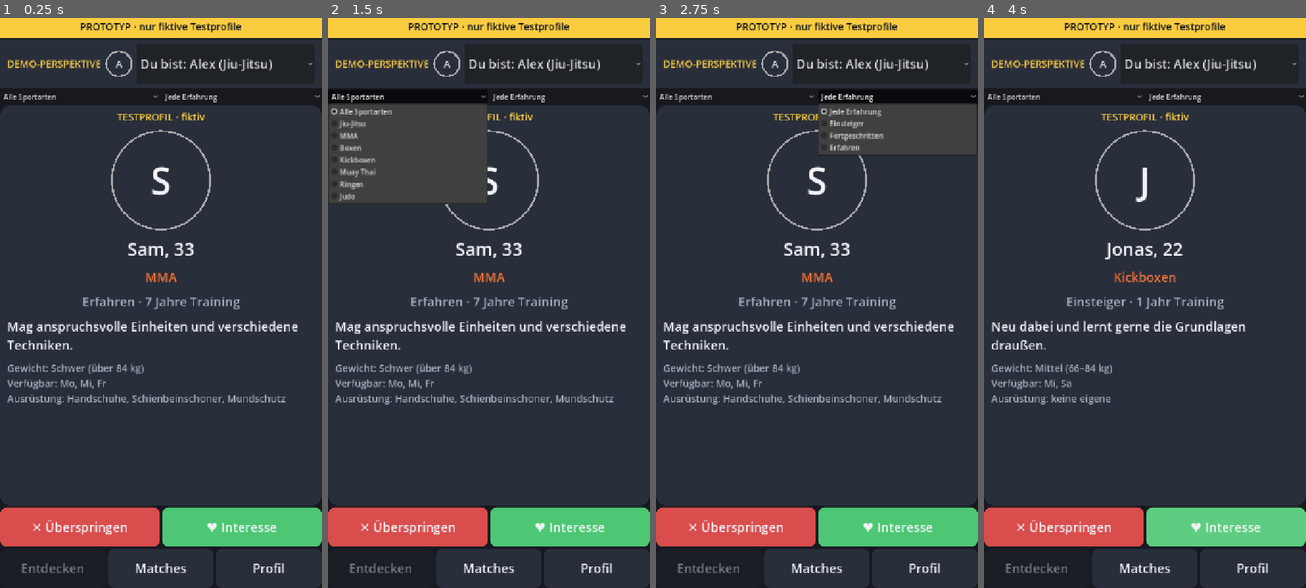
Above: before the commit, frames 1-4 (left to right).
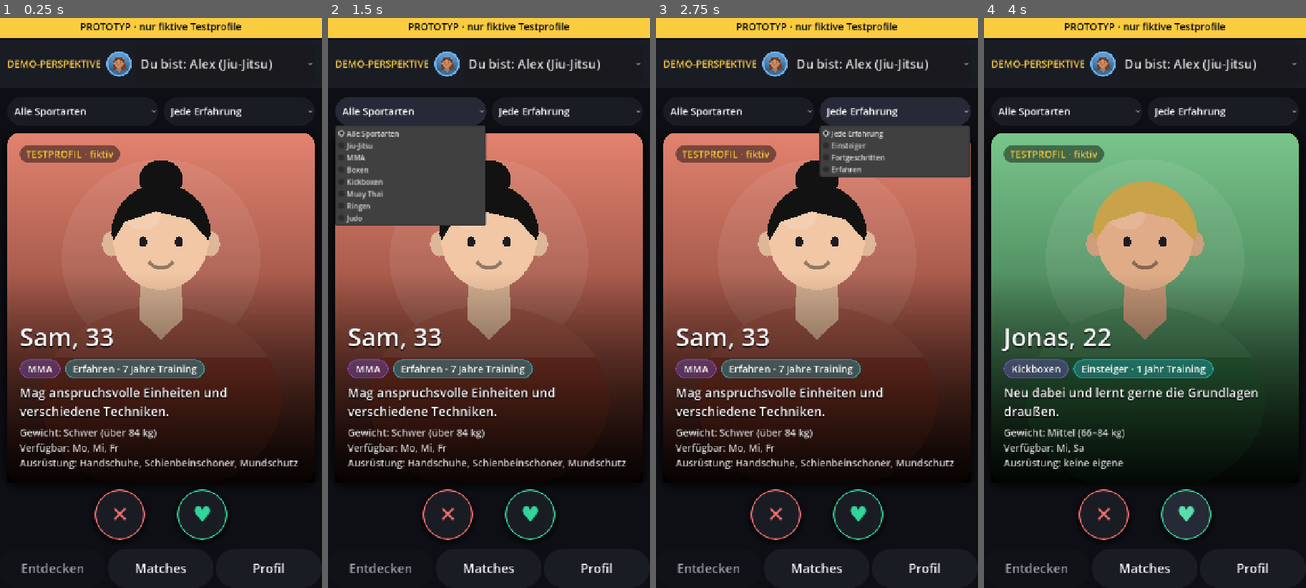
Above: after the commit, the same moments.

Repository: Mayo73/agenthub-backup
Game: Godot game, scene res://scenes/main.tscn
Two runs of this game, one before a commit and one after it. Both use one fixed random seed, a clock stepped at 60 frames per second and the inputs below.
Inputs:
- Up to frame 1 (0.25 s): no input
- Up to frame 2 (1.5 s): click "Du bist: Alex (Jiu-Jitsu)" at 0.5 s; click "Alle Sportarten" at 1.25 s
- Up to frame 3 (2.75 s): click "Jede Erfahrung" at 2 s
- Up to frame 4 (4 s): click "✕ Überspringen" (after the commit: "✕") at 2.75 s; click "♥ Interesse" (after the commit: "♥") at 3.5 s

The runs differ from the first frame. In frame 1, 75% of the frame differs, in the area x 0-100%, y 5-100%; in frame 2, 69%; in frame 3, 73%; in frame 4, 73%.

Commit message:
Modernes Design, Teil 1: UiStyle, Profilkarte, Porträts, Entdecken
- UiStyle neu: dunkle Flächen mit Schatten, violetter Akzent mit Türkis,
  runde Aktionsknöpfe, Chips, Verläufe, Auswahlfelder
- ProfileCard: Porträt füllt die Karte, Verlauf unten, großer Name,
  Chips für Kampfsportart und Niveau
- AvatarView: illustriertes Porträt (Frisur, Haut- und Haarfarbe fest
  aus der Profil-ID), rund oder als Fläche
- Entdecken: Abstände, runde Knöpfe Nein/Ja, gestylte Filter
- Fehler behoben: DemoData verlor die Avatarfarben (from_dict las nur
  Text), gespeicherte graue Farben werden beim Laden ergänzt

Co-Authored-By: Claude Opus 5.5 <noreply@anthropic.com>

Diff:
--- a/scripts/avatar_view.gd
+++ b/scripts/avatar_view.gd
@@ -1,23 +1,43 @@
 class_name AvatarView
 extends Control
 
-## Zeigt den Avatar eines SparProfile als selbst gezeichneten Kreis mit Initialen an.
-## Keine externen Bilddateien, alles wird per Code gezeichnet.
+## Zeigt den Avatar eines SparProfile als selbst gezeichnetes, illustriertes Porträt:
+## Hintergrund im Verlauf der Profilfarbe, Kopf mit Frisur, Hals und Schultern.
+## Rund (Listen, Kopfzeilen) oder als Fläche mit abgerundeten Ecken (Profilkarte, `set_fill`).
+## Keine externen Bilddateien, alles wird per Code gezeichnet; Frisur, Haar- und Hautfarbe
+## folgen fest aus der Profil-ID, sehen also immer gleich aus.
+
+const SKIN := [Color("#F1C7A5"), Color("#E0AC88"), Color("#C68A62"), Color("#8D5A3B"), Color("#5C3A24")]
+const HAIR := [Color("#2B1D14"), Color("#121212"), Color("#C9A24A"), Color("#7A3B1E"), Color("#5A4632")]
+## Frisuren: kurz, lang, Dutt, sehr kurz
+const STYLES := 4
 
 var profile: SparProfile = null
+## Füllt die ganze Fläche statt eines Kreises (für die Profilkarte).
+var fill := false
+var corner_radius := float(UiStyle.RADIUS_CARD)
 var diameter := 160.0:
 	set(value):
 		diameter = value
-		custom_minimum_size = Vector2(diameter, diameter)
+		if not fill:
+			custom_minimum_size = Vector2(diameter, diameter)
 
 func _init():
 	diameter = 160.0
 	custom_minimum_size = Vector2(diameter, diameter)
+	mouse_filter = Control.MOUSE_FILTER_IGNORE
 
 
 func set_diameter(d: float) -> void:
 	diameter = d
 	custom_minimum_size = Vector2(diameter, diameter)
+
+
+## Porträt füllt die ganze Fläche des Controls (abgerundete Ecken statt Kreis).
+func set_fill(on: bool) -> void:
+	fill = on
+	custom_minimum_size = Vector2.ZERO if on else Vector2(diameter, diameter)
+	queue_redraw()
 
 
 func set_profile(p: SparProfile) -> void:
@@ -37,20 +57,133 @@
 	return UiStyle.MUTED
 
 
+## Zahl 0..n-1, fest aus der Profil-ID abgeleitet (für Frisur und Farben).
+func variant(salt: int, n: int) -> int:
+	if profile == null:
+		return 0
+	return absi(hash(profile.id + str(salt))) % n
+
+
+func _notification(what: int) -> void:
+	if what == NOTIFICATION_RESIZED:
+		queue_redraw()
+
+
 func _draw() -> void:
-	var radius := diameter / 2.0
-	var center := Vector2(diameter, diameter) * 0.5
+	var area := Rect2(Vector2.ZERO, size if fill else Vector2(diameter, diameter))
+	if area.size.x < 2.0 or area.size.y < 2.0:
+		return
+	var clip := _rounded_rect(area, corner_radius) if fill else _ellipse(area.get_center(), area.size.x / 2.0, area.size.y / 2.0, 0.0, TAU, 64)
+	var base := profile.color if profile != null else UiStyle.RAISED
 
-	## Hintergrundkreis
-	draw_circle(center, radius, UiStyle.CARD)
+	# Hintergrund: Verlauf von hell (oben) nach dunkel (unten)
+	_gradient_polygon(clip, area, base.lightened(0.25), base.darkened(0.6))
+	# weicher Lichtfleck hinter dem Kopf
+	var unit := minf(area.size.x, area.size.y)
+	var r := unit * (0.17 if fill else 0.2)
+	var head := Vector2(area.get_center().x, area.position.y + (area.size.y * 0.3 if fill else area.size.y * 0.45))
+	_clipped(_ellipse(head + Vector2(0, r * 0.4), r * 1.9, r * 1.9, 0.0, TAU, 48), clip, Color(1, 1, 1, 0.07))
 
-	## Ring
-	draw_arc(center, radius, 0.0, TAU, 48, ring_color(), 4.0)
+	if profile == null:
+		_draw_initials(area)
+		_draw_ring(area)
+		return
 
-	## Initialen
-	var initials := shown_initials()
-	var font_size := int(diameter * 0.38)
+	var skin: Color = SKIN[variant(1, SKIN.size())]
+	var hair: Color = HAIR[variant(2, HAIR.size())]
+	var style := variant(3, STYLES)
+	var shirt := base.darkened(0.35)
+
+	# lange Haare liegen hinter Kopf und Schultern
+	if style == 1:
+		_clipped(_ellipse(head + Vector2(0, r * 0.55), r * 1.25, r * 1.65, 0.0, TAU, 40), clip, hair)
+	# Schultern und Oberkörper
+	_clipped(_ellipse(head + Vector2(0, r * 3.1), r * 2.3, r * 1.8, 0.0, TAU, 48), clip, shirt)
+	_clipped(_ellipse(head + Vector2(0, r * 3.1), r * 2.3, r * 1.8, PI * 1.15, PI * 1.85, 24), clip, shirt.lightened(0.12))
+	# Hals mit Ausschnitt
+	_clipped(PackedVector2Array([head + Vector2(-r * 0.38, r * 0.5), head + Vector2(r * 0.38, r * 0.5), head + Vector2(r * 0.42, r * 1.55), head + Vector2(0, r * 1.95), head + Vector2(-r * 0.42, r * 1.55)]), clip, skin.darkened(0.12))
+	# Ohren und Kopf
+	for side in [-1.0, 1.0]:
+		_clipped(_ellipse(head + Vector2(side * r * 0.95, r * 0.12), r * 0.18, r * 0.24, 0.0, TAU, 16), clip, skin.darkened(0.08))
+	_clipped(_ellipse(head, r * 0.92, r, 0.0, TAU, 40), clip, skin)
+	# Glanzlicht oben links
+	_clipped(_ellipse(head + Vector2(-r * 0.35, -r * 0.4), r * 0.35, r * 0.25, 0.0, TAU, 20), clip, Color(1, 1, 1, 0.12))
+	# Frisur
+	match style:
+		0:
+			_clipped(_hair_cap(head, r, 1.0), clip, hair)
+		1:
+			_clipped(_hair_cap(head, r, 1.05), clip, hair)
+		2:
+			_clipped(_hair_cap(head, r, 0.95), clip, hair)
+			_clipped(_ellipse(head + Vector2(0, -r * 1.12), r * 0.42, r * 0.36, 0.0, TAU, 24), clip, hair)
+		_:
+			_clipped(_hair_cap(head, r, 0.9), clip, Color(hair, 0.75))
+	# Gesicht: Augen und Lächeln
+	var eye := Color("#1B1B22")
+	for side in [-1.0, 1.0]:
+		_clipped(_ellipse(head + Vector2(side * r * 0.34, r * 0.08), r * 0.08, r * 0.1, 0.0, TAU, 12), clip, eye)
+	draw_arc(head + Vector2(0, r * 0.3), r * 0.28, PI * 0.2, PI * 0.8, 12, skin.darkened(0.4), maxf(1.5, r * 0.06), true)
+	if not fill:
+		_draw_ring(area)
+
+
+func _draw_ring(area: Rect2) -> void:
+	draw_arc(area.get_center(), area.size.x / 2.0 - 2.0, 0.0, TAU, 64, ring_color(), 4.0, true)
+
+
+func _draw_initials(area: Rect2) -> void:
+	var font_size := int(minf(area.size.x, area.size.y) * 0.38)
 	var font := ThemeDB.fallback_font
-	## Grundlinie so, dass die Schrift senkrecht mittig im Kreis steht; waagerecht über die volle Breite zentriert
-	var baseline := center.y + (font.get_ascent(font_size) - font.get_descent(font_size)) * 0.5
-	draw_string(font, Vector2(0.0, baseline), initials, HORIZONTAL_ALIGNMENT_CENTER, diameter, font_size, UiStyle.TEXT)
+	var baseline := area.get_center().y + (font.get_ascent(font_size) - font.get_descent(font_size)) * 0.5
+	draw_string(font, Vector2(area.position.x, baseline), shown_initials(), HORIZONTAL_ALIGNMENT_CENTER, area.size.x, font_size, UiStyle.TEXT)
+
+
+## Haaransatz: obere Kopfhälfte, etwas größer als der Kopf, mit leicht geschwungenem Pony.
+func _hair_cap(head: Vector2, r: float, scale: float) -> PackedVector2Array:
+	var pts := _ellipse(head + Vector2(0, -r * 0.08), r * 1.0 * scale, r * 1.0 * scale, PI, TAU, 24)
+	pts.append(head + Vector2(r * 0.95 * scale, r * 0.05))
+	pts.append(head + Vector2(r * 0.55, -r * 0.35))
+	pts.append(head + Vector2(-r * 0.1, -r * 0.5))
+	pts.append(head + Vector2(-r * 0.7, -r * 0.3))
+	pts.append(head + Vector2(-r * 0.95 * scale, r * 0.05))
+	return pts
+
+
+func _clipped(poly: PackedVector2Array, clip: PackedVector2Array, color: Color) -> void:
+	for part in Geometry2D.intersect_polygons(poly, clip):
+		if part.size() >= 3:
+			draw_colored_polygon(part, color)
+
+
+func _gradient_polygon(poly: PackedVector2Array, area: Rect2, top: Color, bottom: Color) -> void:
+	var colors := PackedColorArray()
+	for p in poly:
+		colors.append(top.lerp(bottom, clampf((p.y - area.position.y) / area.size.y, 0.0, 1.0)))
+	draw_polygon(poly, colors)
+
+
+static func _ellipse(c: Vector2, rx: float, ry: float, from: float, to: float, n: int) -> PackedVector2Array:
+	var pts := PackedVector2Array()
+	var closed := is_equal_approx(to - from, TAU)
+	var count := n if closed else n + 1
+	for i in count:
+		var a := from + (to - from) * i / n
+		pts.append(c + Vector2(cos(a) * rx, sin(a) * ry))
+	return pts
+
+
+static func _rounded_rect(rect: Rect2, radius: float) -> PackedVector2Array:
+	var r := minf(radius, minf(rect.size.x, rect.size.y) / 2.0)
+	var pts := PackedVector2Array()
+	var corners := [
+		[rect.position + Vector2(rect.size.x - r, r), -PI / 2.0],
+		[rect.end - Vector2(r, r), 0.0],
+		[rect.position + Vector2(r, rect.size.y - r), PI / 2.0],
+		[rect.position + Vector2(r, r), PI],
+	]
+	for c in corners:
+		for i in 7:
+			var a: float = c[1] + PI / 2.0 * i / 6.0
+			pts.append(c[0] + Vector2(cos(a), sin(a)) * r)
+	return pts
--- a/scripts/discover_screen.gd
+++ b/scripts/discover_screen.gd
@@ -23,22 +23,30 @@
 
 	set_anchors_preset(Control.PRESET_FULL_RECT)
 
+	var margin := MarginContainer.new()
+	margin.set_anchors_preset(Control.PRESET_FULL_RECT)
+	for side in ["left", "right", "top", "bottom"]:
+		margin.add_theme_constant_override("margin_" + side, UiStyle.GAP)
+	add_child(margin)
 	var vbox := VBoxContainer.new()
-	vbox.set_anchors_preset(Control.PRESET_FULL_RECT)
-	add_child(vbox)
+	vbox.add_theme_constant_override("separation", UiStyle.GAP)
+	margin.add_child(vbox)
 
 	# Filterleiste als erstes Kind der VBoxContainer
 	var filter_hbox := HBoxContainer.new()
 	filter_hbox.set_anchors_preset(Control.PRESET_FULL_RECT)
+	filter_hbox.add_theme_constant_override("separation", 12)
 	vbox.add_child(filter_hbox)
 
 	art_filter = OptionButton.new()
 	art_filter.size_flags_horizontal = Control.SIZE_EXPAND_FILL
+	UiStyle.style_option(art_filter)
 	art_filter.item_selected.connect(func(index: int) -> void: set_filter(art_filter.get_selected_id(), level_filter.get_selected_id()))
 	filter_hbox.add_child(art_filter)
 
 	level_filter = OptionButton.new()
 	level_filter.size_flags_horizontal = Control.SIZE_EXPAND_FILL
+	UiStyle.style_option(level_filter)
 	level_filter.item_selected.connect(func(index: int) -> void: set_filter(art_filter.get_selected_id(), level_filter.get_selected_id()))
 	filter_hbox.add_child(level_filter)
 
@@ -63,18 +71,19 @@
 	match_label.vertical_alignment = VERTICAL_ALIGNMENT_CENTER
 	vbox.add_child(match_label)
 
-	# HBoxContainer mit Knöpfen
+	# Runde Aktionsknöpfe unter der Karte: Nein links, Ja rechts
 	var hbox := HBoxContainer.new()
-	hbox.set_anchors_preset(Control.PRESET_FULL_RECT)
+	hbox.alignment = BoxContainer.ALIGNMENT_CENTER
+	hbox.add_theme_constant_override("separation", 72)
 	vbox.add_child(hbox)
 
-	pass_button = UiStyle.button("✕ Überspringen", UiStyle.PASS)
-	pass_button.size_flags_horizontal = Control.SIZE_EXPAND_FILL
+	pass_button = UiStyle.round_button("✕", UiStyle.PASS)
+	pass_button.tooltip_text = "Überspringen"
 	pass_button.pressed.connect(decide_pass)
 	hbox.add_child(pass_button)
 
-	like_button = UiStyle.button("♥ Interesse",UiStyle.LIKE)
-	like_button.size_flags_horizontal = Control.SIZE_EXPAND_FILL
+	like_button = UiStyle.round_button("♥", UiStyle.LIKE)
+	like_button.tooltip_text = "Interesse"
 	like_button.pressed.connect(decide_like)
 	hbox.add_child(like_button)
 
--- a/scripts/profile_card.gd
+++ b/scripts/profile_card.gd
@@ -1,10 +1,16 @@
 class_name ProfileCard
 extends PanelContainer
+## Bildschirmfüllende Profilkarte: großes Porträt mit abgerundeten Ecken, unten ein dunkler
+## Verlauf mit Name und Alter, Chips für Kampfsportart und Niveau, Kurzbeschreibung und Merkmalen.
+## Oben links der Hinweis, dass es ein fiktives Testprofil ist.
 
 var demo_tag: Label
 var avatar: AvatarView
+var shade: TextureRect
 var name_label: Label
+var art_chip: PanelContainer
 var art_label: Label
+var level_chip: PanelContainer
 var level_label: Label
 var bio_label: Label
 var facts_label: Label
@@ -13,39 +19,70 @@
 
 
 func _init():
-	add_theme_stylebox_override("panel", UiStyle.panel(UiStyle.CARD, 24))
-
-	var vbox: VBoxContainer = VBoxContainer.new()
-	vbox.add_theme_constant_override("separation", 16)
-	add_child(vbox)
-
-	demo_tag = UiStyle.label("TESTPROFIL · fiktiv", UiStyle.SIZE_SMALL, UiStyle.DEMO)
-	demo_tag.horizontal_alignment = HORIZONTAL_ALIGNMENT_CENTER
-	vbox.add_child(demo_tag)
+	var style := UiStyle.card_panel(UiStyle.CARD)
+	style.set_content_margin_all(0)
+	add_theme_stylebox_override("panel", style)
 
 	avatar = AvatarView.new()
-	avatar.set_diameter(220.0)
-	avatar.size_flags_horizontal = Control.SIZE_SHRINK_CENTER
-	vbox.add_child(avatar)
+	avatar.set_fill(true)
+	add_child(avatar)
 
-	name_label = UiStyle.label("", UiStyle.SIZE_TITLE)
-	name_label.horizontal_alignment = HORIZONTAL_ALIGNMENT_CENTER
+	shade = TextureRect.new()
+	shade.texture = UiStyle.vertical_gradient(Color(0, 0, 0, 0), Color(0, 0, 0, 0.92))
+	(shade.texture as GradientTexture2D).gradient.offsets = PackedFloat32Array([0.4, 1.0])
+	shade.expand_mode = TextureRect.EXPAND_IGNORE_SIZE
+	shade.stretch_mode = TextureRect.STRETCH_SCALE
+	shade.mouse_filter = Control.MOUSE_FILTER_IGNORE
+	add_child(shade)
+
+	var margin := MarginContainer.new()
+	for side in ["left", "right", "top", "bottom"]:
+		margin.add_theme_constant_override("margin_" + side, 28)
+	margin.mouse_filter = Control.MOUSE_FILTER_IGNORE
+	add_child(margin)
+
+	var vbox := VBoxContainer.new()
+	vbox.add_theme_constant_override("separation", 12)
+	vbox.mouse_filter = Control.MOUSE_FILTER_IGNORE
+	margin.add_child(vbox)
+
+	var tag_box := PanelContainer.new()
+	var tag_style := UiStyle.panel(Color(0, 0, 0, 0.45), 999)
+	tag_style.content_margin_left = 14
+	tag_style.content_margin_right = 14
+	tag_style.content_margin_top = 4
+	tag_style.content_margin_bottom = 4
+	tag_box.add_theme_stylebox_override("panel", tag_style)
+	tag_box.size_flags_horizontal = Control.SIZE_SHRINK_BEGIN
+	demo_tag = UiStyle.label("TESTPROFIL · fiktiv", UiStyle.SIZE_SMALL, UiStyle.DEMO)
+	demo_tag.autowrap_mode = TextServer.AUTOWRAP_OFF
+	tag_box.add_child(demo_tag)
+	vbox.add_child(tag_box)
+
+	# schiebt den Text an den unteren Rand der Karte
+	var spacer := Control.new()
+	spacer.size_flags_vertical = Control.SIZE_EXPAND_FILL
+	spacer.mouse_filter = Control.MOUSE_FILTER_IGNORE
+	vbox.add_child(spacer)
+
+	name_label = UiStyle.overlay_label("", UiStyle.SIZE_HERO)
 	vbox.add_child(name_label)
 
-	art_label = UiStyle.label("")
-	art_label.horizontal_alignment = HORIZONTAL_ALIGNMENT_CENTER
-	art_label.add_theme_color_override("font_color", UiStyle.ACCENT)
-	vbox.add_child(art_label)
+	var chips := HFlowContainer.new()
+	chips.add_theme_constant_override("h_separation", 10)
+	chips.add_theme_constant_override("v_separation", 8)
+	vbox.add_child(chips)
+	art_chip = UiStyle.chip("", UiStyle.ACCENT)
+	art_label = art_chip.get_child(0) as Label
+	chips.add_child(art_chip)
+	level_chip = UiStyle.chip("", UiStyle.ACCENT_2)
+	level_label = level_chip.get_child(0) as Label
+	chips.add_child(level_chip)
 
-	level_label = UiStyle.label("")
-	level_label.horizontal_alignment = HORIZONTAL_ALIGNMENT_CENTER
-	level_label.add_theme_color_override("font_color", UiStyle.MUTED)
-	vbox.add_child(level_label)
-
-	bio_label = UiStyle.label("", UiStyle.SIZE_NORMAL)
+	bio_label = UiStyle.overlay_label("", UiStyle.SIZE_NORMAL)
 	vbox.add_child(bio_label)
 
-	facts_label = UiStyle.label("", UiStyle.SIZE_SMALL, UiStyle.MUTED)
+	facts_label = UiStyle.label("", UiStyle.SIZE_SMALL, UiStyle.TEXT.darkened(0.15))
 	vbox.add_child(facts_label)
 
 
--- a/scripts/spar_profile.gd
+++ b/scripts/spar_profile.gd
@@ -95,7 +95,9 @@
 	profile.age = int(d.get("age", 18))
 
 	var color_html: Variant = d.get("color", "")
-	if typeof(color_html) == TYPE_STRING and not color_html.is_empty():
+	if color_html is Color:
+		profile.color = color_html
+	elif typeof(color_html) == TYPE_STRING and not color_html.is_empty():
 		profile.color = Color.html(color_html)
 	else:
 		profile.color = Color(0.5, 0.5, 0.5)
--- a/scripts/state_store.gd
+++ b/scripts/state_store.gd
@@ -16,6 +16,10 @@
 
 
 ## Zustand laden; fehlt die Datei oder ist sie unbrauchbar, gibt es die Demodaten
+## Farbe, die SparProfile.from_dict ohne gültige Farbe vergibt.
+const GRAY := Color(0.5, 0.5, 0.5)
+
+
 static func load_state(path: String = DEFAULT_PATH) -> AppState:
 	if not FileAccess.file_exists(path):
 		return AppState.demo()
@@ -25,7 +29,13 @@
 	var data: Variant = json.data
 	if typeof(data) != TYPE_DICTIONARY or int(data.get("version", 0)) != 1:
 		return AppState.demo()
-	return AppState.from_dict(data)
+	var state := AppState.from_dict(data)
+	# Bis 20.10.2026 verlor DemoData die Avatarfarben (alle grau gespeichert): aus den Demodaten ergänzen.
+	for demo in DemoData.profiles():
+		for p in state.profiles:
+			if p.id == demo.id and _is_gray(p.color):
+				p.color = demo.color
+	return state
 
 
 ## Gespeicherten Zustand löschen und die Demodaten neu speichern
@@ -35,3 +45,8 @@
 	var state := AppState.demo()
 	save(state, path)
 	return state
+
+
+## Grau aus SparProfile.from_dict, auch nach dem Umweg über HTML ("808080" = 0.502).
+static func _is_gray(c: Color) -> bool:
+	return absf(c.r - GRAY.r) < 0.01 and absf(c.g - GRAY.g) < 0.01 and absf(c.b - GRAY.b) < 0.01
--- a/scripts/ui_style.gd
+++ b/scripts/ui_style.gd
@@ -2,22 +2,40 @@
 extends RefCounted
 ## Farben, Schriftgrößen und Bausteine für die Oberfläche. Alle Bildschirme nutzen diese
 ## Funktionen, damit die App einheitlich aussieht.
+##
+## Stil (seit 20.10.2026, Vorbild moderne Dating-Apps, aber eigene Farben): fast schwarzer
+## Hintergrund, dunkle Flächen mit weichen Schatten, große runde Ecken, eine violette
+## Akzentfarbe mit türkisem Verlauf, runde Aktionsknöpfe, Chips für Merkmale.
 
-const BG := Color(0.09, 0.10, 0.13)
-const CARD := Color(0.16, 0.18, 0.23)
-const ACCENT := Color(0.95, 0.45, 0.20)
-const TEXT := Color(0.95, 0.95, 0.97)
-const MUTED := Color(0.65, 0.68, 0.75)
+const BG := Color("#0E0F14")
+## Fläche für Karten, Listenzeilen und Knöpfe.
+const CARD := Color("#1A1C24")
+## Leicht hervorgehobene Fläche (Eingabefelder, gedrückte Zustände, Chips auf dunklem Grund).
+const RAISED := Color("#262936")
+const ACCENT := Color("#8B5CF6")
+## Zweite Farbe des Akzentverlaufs (ACCENT → ACCENT_2).
+const ACCENT_2 := Color("#22D3EE")
+const TEXT := Color("#F5F5F7")
+const MUTED := Color("#9CA3AF")
 ## Farbe der Demo-Kennzeichnung (Prototyp-Hinweis, Perspektivwechsel).
 const DEMO := Color(0.98, 0.80, 0.25)
-const LIKE := Color(0.30, 0.78, 0.45)
-const PASS := Color(0.85, 0.30, 0.30)
+const LIKE := Color("#34D399")
+const PASS := Color("#F87171")
+const SHADOW := Color(0, 0, 0, 0.5)
 
 const SIZE_SMALL := 22
 const SIZE_NORMAL := 28
 const SIZE_TITLE := 40
+## Name auf der Profilkarte.
+const SIZE_HERO := 56
 ## Mindesthöhe von Knöpfen, damit sie sich mit dem Finger gut treffen lassen.
 const BUTTON_HEIGHT := 88
+const RADIUS := 16
+const RADIUS_CARD := 28
+## Durchmesser der runden Aktionsknöpfe (Nein, Ja).
+const ROUND_BUTTON := 112
+## Abstand zwischen Elementen und zum Bildschirmrand.
+const GAP := 16
 
 
 static func label(text: String, size: int = SIZE_NORMAL, color: Color = TEXT) -> Label:
@@ -29,20 +47,51 @@
 	return l
 
 
+## Beschriftung mit Schatten, gut lesbar auf Bildern.
+static func overlay_label(text: String, size: int = SIZE_NORMAL) -> Label:
+	var l := label(text, size, TEXT)
+	l.add_theme_color_override("font_shadow_color", Color(0, 0, 0, 0.6))
+	l.add_theme_constant_override("shadow_offset_x", 0)
+	l.add_theme_constant_override("shadow_offset_y", 2)
+	l.add_theme_constant_override("shadow_outline_size", 6)
+	return l
+
+
 static func button(text: String, color: Color = CARD) -> Button:
 	var b := Button.new()
 	b.text = text
 	b.custom_minimum_size = Vector2(0, BUTTON_HEIGHT)
 	b.add_theme_font_size_override("font_size", SIZE_NORMAL)
 	b.add_theme_color_override("font_color", TEXT)
-	b.add_theme_stylebox_override("normal", panel(color))
-	b.add_theme_stylebox_override("hover", panel(color.lightened(0.1)))
-	b.add_theme_stylebox_override("pressed", panel(color.darkened(0.15)))
-	b.add_theme_stylebox_override("disabled", panel(color.darkened(0.35)))
+	b.add_theme_color_override("font_hover_color", TEXT)
+	b.add_theme_color_override("font_pressed_color", TEXT)
+	b.add_theme_color_override("font_disabled_color", MUTED)
+	_states(b, color, BUTTON_HEIGHT / 2)
 	return b
 
 
-static func panel(color: Color, radius: int = 16) -> StyleBoxFlat:
+## Runder Aktionsknopf mit Symbol (z. B. „✕“ für Nein, „♥“ für Ja): dunkle Fläche,
+## farbiger Ring und Symbol in der Farbe der Aktion.
+static func round_button(symbol: String, color: Color, diameter: int = ROUND_BUTTON) -> Button:
+	var b := Button.new()
+	b.text = symbol
+	b.custom_minimum_size = Vector2(diameter, diameter)
+	b.size_flags_horizontal = Control.SIZE_SHRINK_CENTER
+	b.add_theme_font_size_override("font_size", int(diameter * 0.42))
+	b.add_theme_color_override("font_color", color)
+	b.add_theme_color_override("font_hover_color", color.lightened(0.2))
+	b.add_theme_color_override("font_pressed_color", TEXT)
+	b.add_theme_color_override("font_disabled_color", MUTED.darkened(0.3))
+	var normal := circle(CARD, diameter, color)
+	b.add_theme_stylebox_override("normal", normal)
+	b.add_theme_stylebox_override("hover", circle(RAISED, diameter, color))
+	b.add_theme_stylebox_override("pressed", circle(color, diameter, color))
+	b.add_theme_stylebox_override("disabled", circle(CARD.darkened(0.3), diameter, MUTED.darkened(0.4)))
+	b.add_theme_stylebox_override("focus", StyleBoxEmpty.new())
+	return b
+
+
+static func panel(color: Color, radius: int = RADIUS) -> StyleBoxFlat:
 	var s := StyleBoxFlat.new()
 	s.bg_color = color
 	s.set_corner_radius_all(radius)
@@ -51,3 +100,77 @@
 	s.content_margin_top = 10
 	s.content_margin_bottom = 10
 	return s
+
+
+## Fläche mit weichem Schatten, z. B. für Karten und Dialoge.
+static func card_panel(color: Color = CARD, radius: int = RADIUS_CARD) -> StyleBoxFlat:
+	var s := panel(color, radius)
+	s.shadow_color = SHADOW
+	s.shadow_size = 18
+	s.shadow_offset = Vector2(0, 6)
+	s.anti_aliasing = true
+	return s
+
+
+## Kreisförmige Fläche mit Ring (für runde Knöpfe).
+static func circle(color: Color, diameter: int, ring: Color = Color.TRANSPARENT) -> StyleBoxFlat:
+	var s := panel(color, diameter / 2)
+	s.set_content_margin_all(0)
+	if ring.a > 0.0:
+		s.set_border_width_all(3)
+		s.border_color = ring
+	s.shadow_color = SHADOW
+	s.shadow_size = 12
+	s.shadow_offset = Vector2(0, 4)
+	return s
+
+
+## Kleines abgerundetes Etikett, z. B. für Kampfsportart und Niveau. Die Beschriftung ist
+## das einzige Kind des Etiketts und als `chip.get_child(0)` erreichbar.
+static func chip(text: String, color: Color = ACCENT) -> PanelContainer:
+	var c := PanelContainer.new()
+	var s := panel(Color(color, 0.28), 999)
+	s.content_margin_left = 18
+	s.content_margin_right = 18
+	s.content_margin_top = 6
+	s.content_margin_bottom = 6
+	s.set_border_width_all(2)
+	s.border_color = Color(color, 0.7)
+	c.add_theme_stylebox_override("panel", s)
+	var l := label(text, SIZE_SMALL, TEXT)
+	l.autowrap_mode = TextServer.AUTOWRAP_OFF
+	c.add_child(l)
+	return c
+
+
+## Senkrechter Verlauf als Textur, von `top` nach `bottom`.
+static func vertical_gradient(top: Color, bottom: Color) -> GradientTexture2D:
+	var g := Gradient.new()
+	g.set_color(0, top)
+	g.set_color(1, bottom)
+	var t := GradientTexture2D.new()
+	t.gradient = g
+	t.fill_from = Vector2(0, 0)
+	t.fill_to = Vector2(0, 1)
+	t.width = 8
+	t.height = 256
+	return t
+
+
+## Auswahlfeld (OptionButton) im Stil der App.
+static func style_option(o: OptionButton) -> void:
+	o.custom_minimum_size = Vector2(0, 64)
+	o.add_theme_font_size_override("font_size", SIZE_SMALL)
+	o.add_theme_color_override("font_color", TEXT)
+	o.add_theme_stylebox_override("normal", panel(CARD, 999))
+	o.add_theme_stylebox_override("hover", panel(RAISED, 999))
+	o.add_theme_stylebox_override("pressed", panel(RAISED, 999))
+	o.add_theme_stylebox_override("focus", StyleBoxEmpty.new())
+
+
+static func _states(b: Button, color: Color, radius: int) -> void:
+	b.add_theme_stylebox_override("normal", panel(color, radius))
+	b.add_theme_stylebox_override("hover", panel(color.lightened(0.1), radius))
+	b.add_theme_stylebox_override("pressed", panel(color.darkened(0.15), radius))
+	b.add_theme_stylebox_override("disabled", panel(color.darkened(0.35), radius))
+	b.add_theme_stylebox_override("focus", StyleBoxEmpty.new())
--- a/tests/test_spar_profile.gd
+++ b/tests/test_spar_profile.gd
@@ -131,3 +131,9 @@
 	q.days.append("Di")
 
 	check_eq(p.days.size(), 1, "p.days bleibt unverändert (Größe 1)")
+
+
+func test_farbe_als_color() -> void:
+	var p := SparProfile.from_dict({"id": "x", "color": Color(0.2, 0.55, 0.85)})
+	check(p.color.is_equal_approx(Color(0.2, 0.55, 0.85)), "Farbe als Color wird übernommen")
+	check(DemoData.profiles()[0].color.is_equal_approx(Color(0.20, 0.55, 0.85)), "DemoData behält die Avatarfarbe")
--- a/tests/test_state_store.gd
+++ b/tests/test_state_store.gd
@@ -70,3 +70,12 @@
 	var loaded := StateStore.load_state(PATH)
 	check_eq(loaded.my_matches().size(), 0, "geladen: keine Matches")
 	check_eq(loaded.profile("p01").name, "Alex", "geladen: ursprünglicher Name")
+
+
+func test_graue_farben_ergaenzt() -> void:
+	var state := AppState.demo()
+	for p in state.profiles:
+		p.color = Color(0.5, 0.5, 0.5)
+	StateStore.save(state, PATH)
+	var loaded := StateStore.load_state(PATH)
+	check(loaded.profiles[0].color.is_equal_approx(DemoData.profiles()[0].color), "graue Farbe aus den Demodaten ergänzt")
Not shown, added: docs/emulator-entdecken.png.import
Not shown, changed: CLAUDE.md
